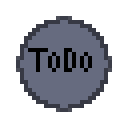
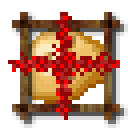
The second 128px x 128px image is a revision of the first. Changes to its layers:
added layer "Redstone" above "Sticks" over box(8, 12, 120, 120)
added layer "Sticks" above "Shadows" over box(12, 12, 120, 120)
added layer "Shadows" (80%) above "potato.png" over box(12, 12, 128, 128)
renamed "Background" to "potato.png", painted on it over box(16, 16, 112, 112)
